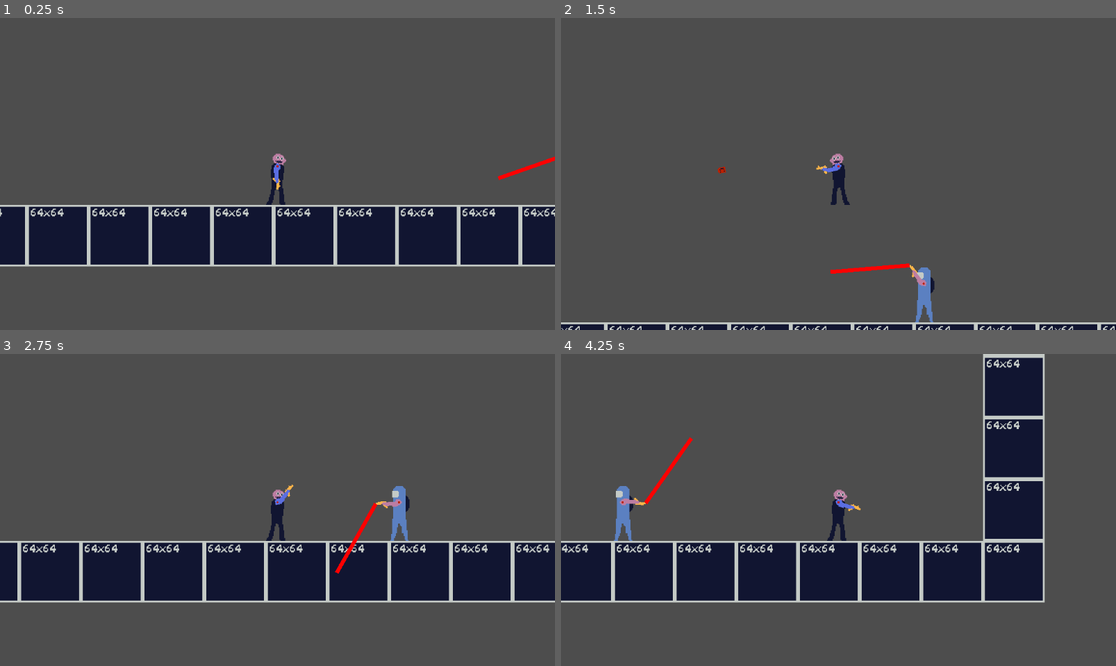
Above: before the commit, frames 1-4 (two rows, left to right).
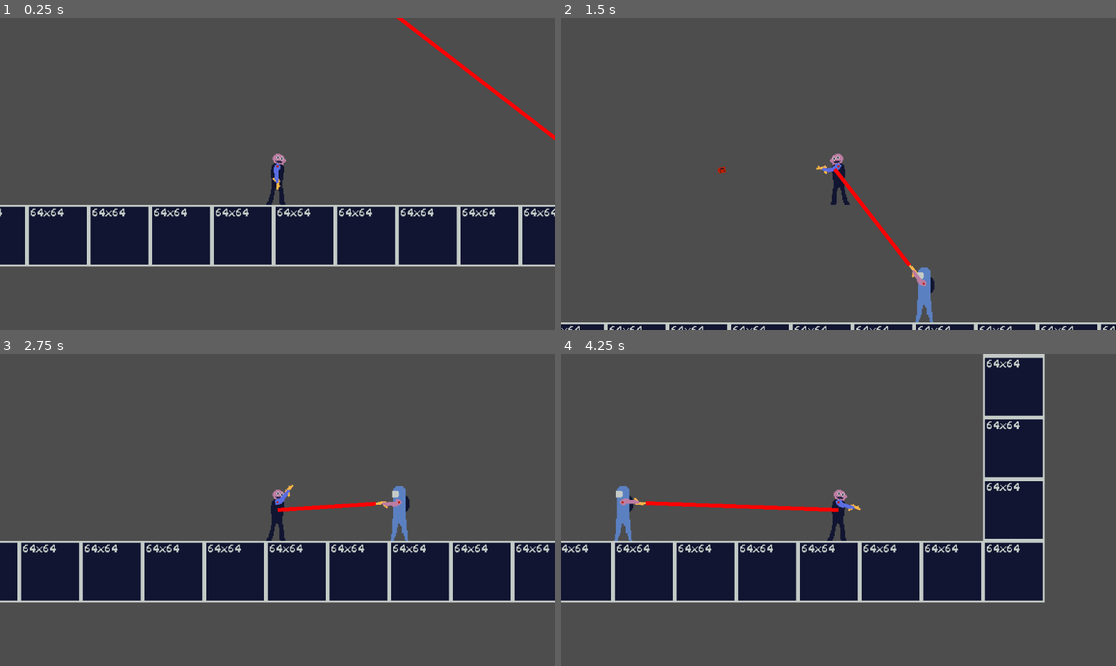
Above: after the commit, the same moments.

Repository: clippyreal/space_sociedad
Game: Godot game, scene res://scenes/main.tscn
Same seed, same stepped clock (60 frames per second), same inputs: the game is played once before the commit and once after it.
Inputs (mouse positions are in pixels of both pictures, inside the frame that each line leads up to):
- Up to frame 1 (0.25 s): no input
- Up to frame 2 (1.5 s): tap Enter at 0.5 s; move the mouse to (960, 158) at 0.52 s; hold D (right) from 0.53 s (still down); click (960, 158) at 0.6 s; tap Space (jump) at 0.77 s; move the mouse to (727, 189) at 1.27 s; click (727, 189) at 1.35 s
- Up to frame 3 (2.75 s): tap Space (jump) at 1.52 s; move the mouse to (333, 441) at 2.02 s; release D (right) at 2.03 s; hold A (left) from 2.03 s (still down); click (333, 441) at 2.1 s
- Up to frame 4 (4.25 s): move the mouse to (810, 572) at 2.77 s; release A (left) at 2.78 s; hold D (right) from 2.78 s (still down); click (810, 572) at 2.85 s; tap Space (jump) at 3.02, 3.77 s; move the mouse to (1005, 556) at 3.52 s; click (1005, 556) at 3.6 s

The runs differ from the first frame. In frame 1, 0.6% of the frame differs, in the area x 71-100%, y 0-53%; in frame 2, 0.5%; in frame 3, 0.4%; in frame 4, 0.7%, in the area x 15-51%, y 26-51%.

Commit message:
line draw now fully functional

Diff:
--- a/scripts/mogie.gd
+++ b/scripts/mogie.gd
@@ -12,7 +12,7 @@
 func _process(_delta):
 	if seesPlayer:
 		arm.look_at(player.position)
-		laser.points[1] = Vector2(69,69)
+		laser.points[1] = Vector2(position.distance_to(player.position), 0)
 func _draw():
 	if drawLaser:
 		draw_line(player.position,laser.position,Color.RED,2000)
